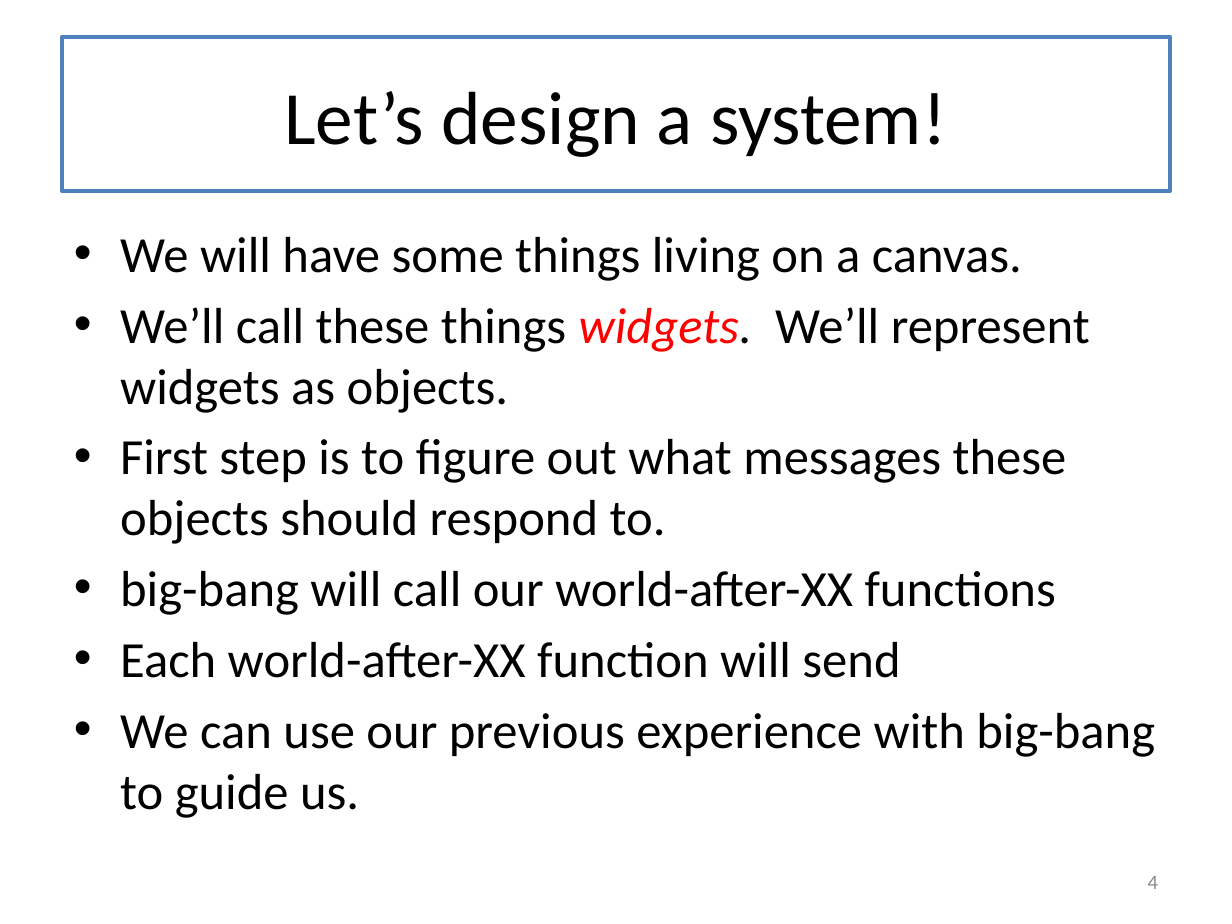
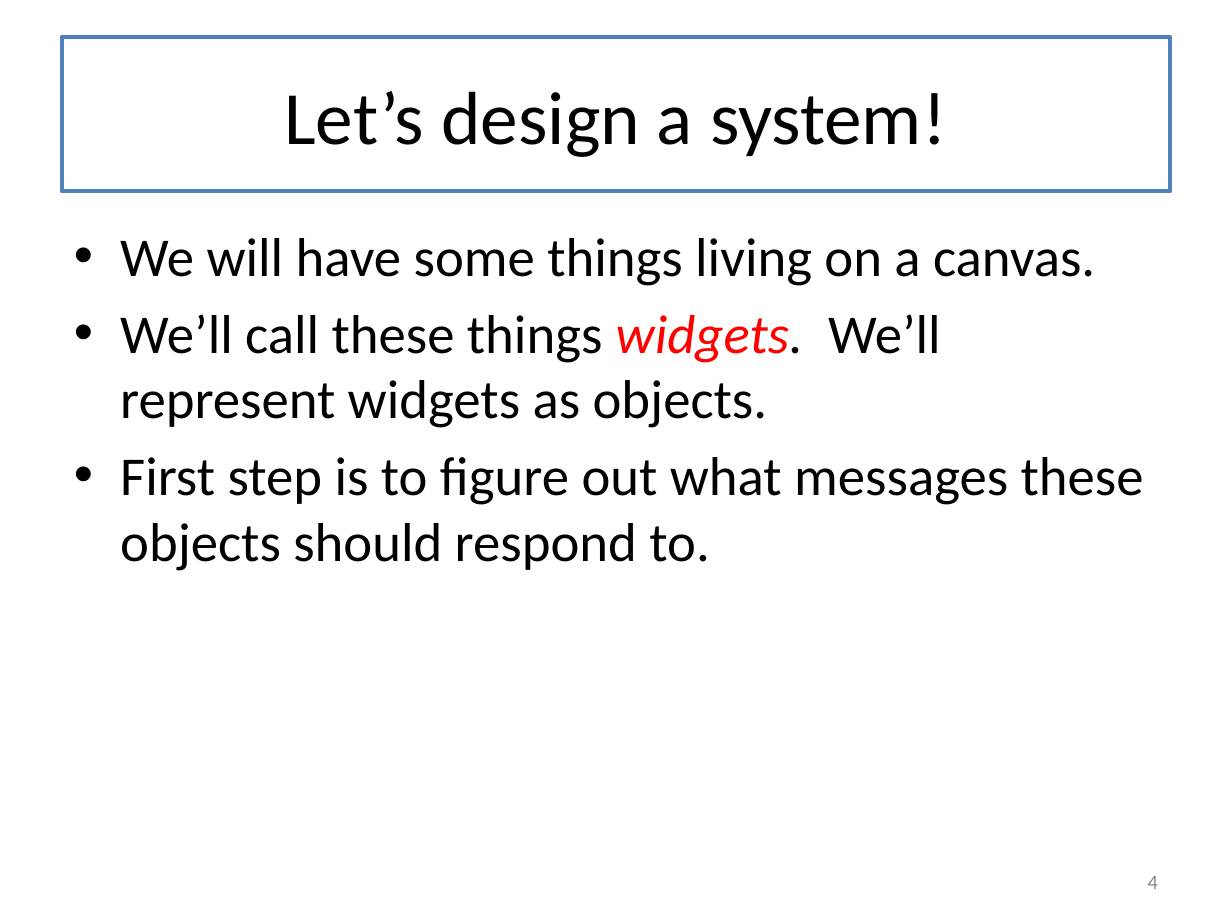
Before and after one commit to mwand/cs5010f16, a slide deck: slide 4 of Slides/Lesson 9.2 A Case Study- Space Invaders.pptx. Drawn at 1232x924 pixels with LibreOffice and Linux fonts; fonts in the diff are those of the drawing. Boxes give left, top, right and bottom in pixels: in the first picture for what was removed or moved away, otherwise in the second. Text is boxed around its words. In the diff, an @@ line names an element or a change of style, - is before the commit and + after.

```diff
--- a/Slides/Lesson 9.2 A Case Study- Space Invaders.pptx
+++ b/Slides/Lesson 9.2 A Case Study- Space Invaders.pptx
@@ text "We will have some things ..." at (120, 238, 1144, 571): size 29.6 to 32 pt @@
@@ text at (120, 571, 1155, 818): paragraphs removed @@
-• big-bang will call our world-after-XX functions
-• Each world-after-XX function will send
-• We can use our previous experience with big-bang to guide us.
```
Also in this commit, not shown: 7 other files.
